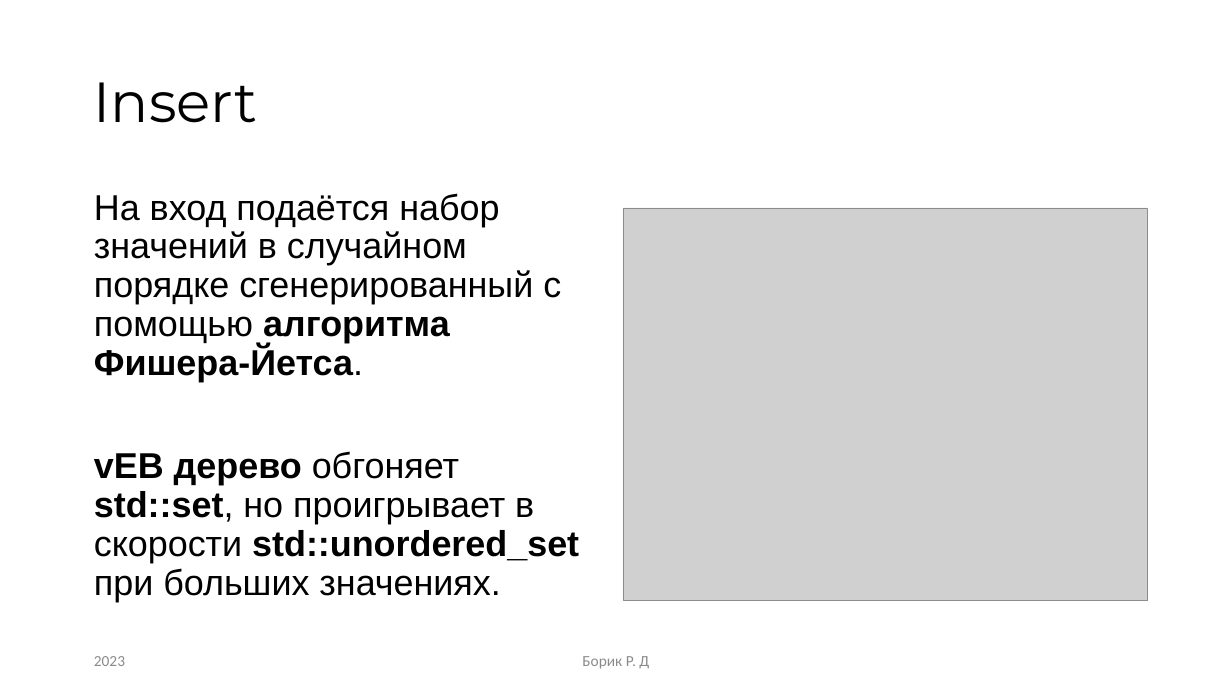
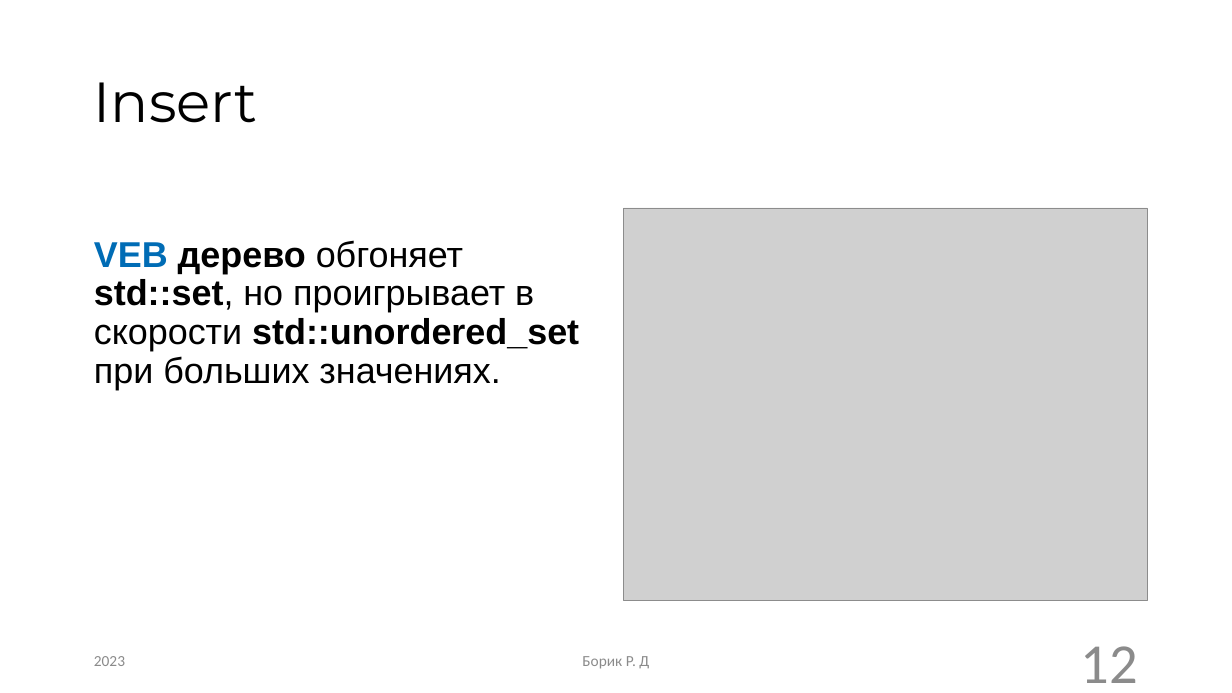
Before and after one commit to RandomServant/Van-Emde-Boas-tree, a slide deck: slide 12 of Presentation van Emde Boas tree.pptx (slide 16 before the commit). Drawn at 1232x693 pixels with LibreOffice and Linux fonts; fonts in the diff are those of the drawing; grey boxes stand for pictures. Boxes give left, top, right and bottom in pixels: in the first picture for what was removed or moved away, otherwise in the second. Text is boxed around its words. In the diff, an @@ line names an element or a change of style, - is before the commit and + after.

```diff
--- a/Presentation van Emde Boas tree.pptx
+++ b/Presentation van Emde Boas tree.pptx
@@ text at [94, 240, 579, 390]: text changed @@
-На вход подаётся набор значений в случайном порядке сгенерированный с помощью алгоритма Фишера-Йетса.
-vEB дерево обгоняет std::set, но проигрывает в скорости std::unordered_set при больших значениях.
+VEB дерево обгоняет std::set, но проигрывает в скорости std::unordered_set при больших значениях.
@@ page number added at [1081, 646, 1138, 683], 44 pt, text #8C8C8C @@
+12
```
Also in this commit, not shown: 15 other slides changed, 1 slide added, 5 slides removed.
